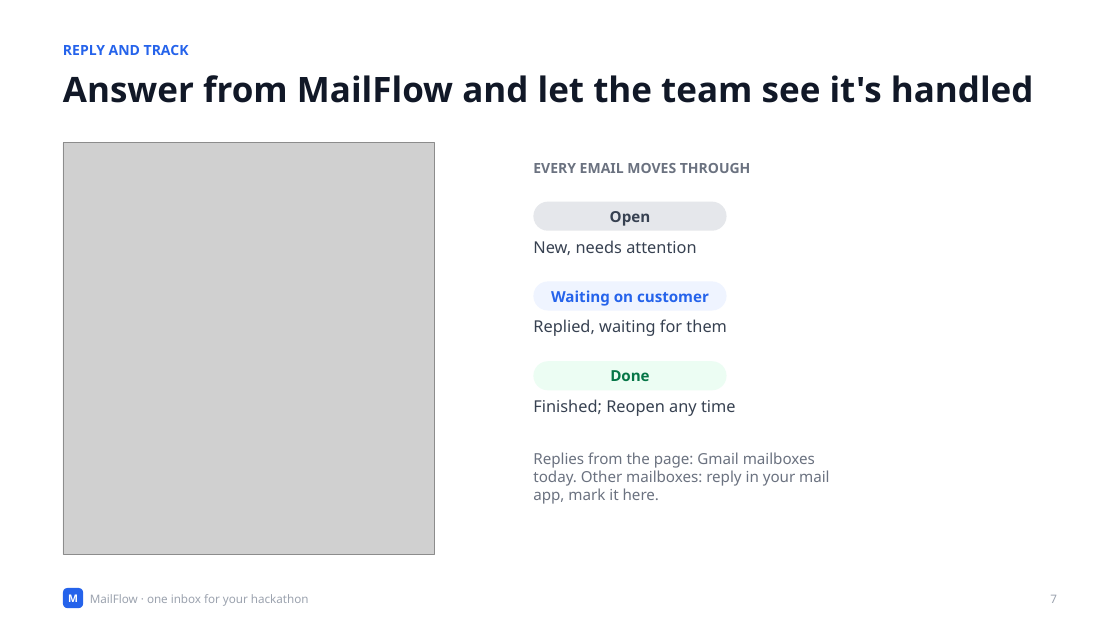
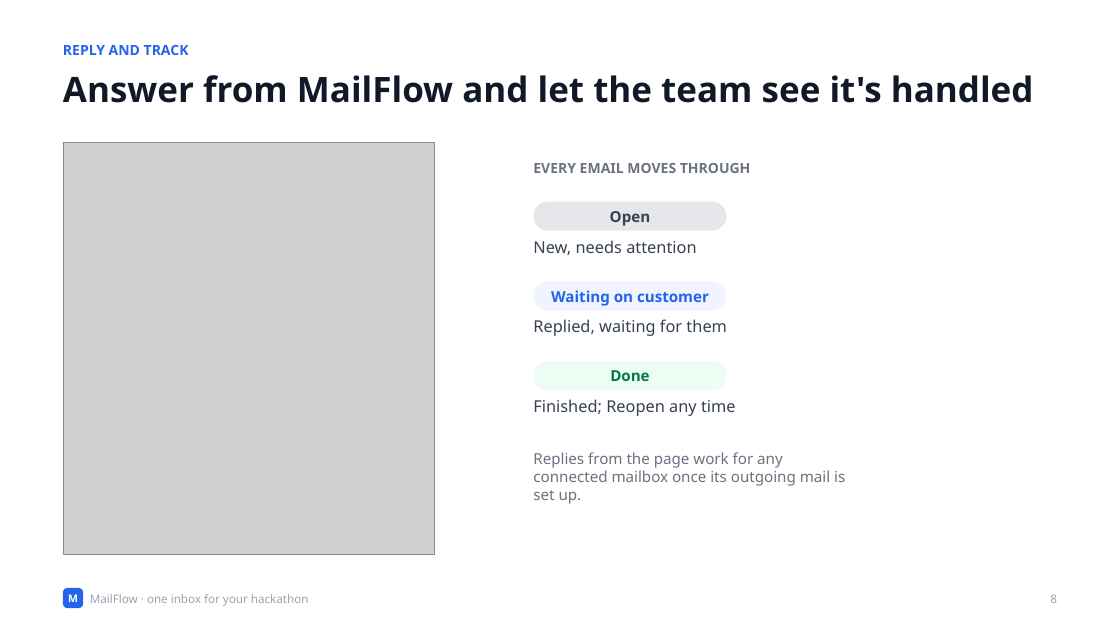
Before and after one commit to Olwethu-Dlamini/mailflow, a slide deck: slide 8 of deck/MailFlow-Client.pptx (slide 7 before the commit). Drawn at 1120x630 pixels with LibreOffice and Linux fonts; fonts in the diff are those of the drawing; grey boxes stand for pictures. Boxes give left, top, right and bottom in pixels: in the first picture for what was removed or moved away, otherwise in the second. Text is boxed around its words. In the diff, an @@ line names an element or a change of style, - is before the commit and + after.

Commit message:
Decks: welcome page, Integrations and the security audit
- New screenshots: the welcome page and the Integrations 'AI that sorts' tab.
- Client deck (15 slides): the welcome page, Integrations; replies work from any mailbox with
  SMTP.
- Technical deck (18 slides): Integrations, and the audit: 0 confirmed findings, the 10 leads
  and how each was closed.

```diff
--- a/deck/MailFlow-Client.pptx
+++ b/deck/MailFlow-Client.pptx
@@ text at bbox=[533, 452, 845, 504]: text changed @@
-Replies from the page: Gmail mailboxes today. Other mailboxes: reply in your mail app, mark it here.
+Replies from the page work for any connected mailbox once its outgoing mail is set up.
@@ text at bbox=[1050, 594, 1057, 603]: text changed @@
-7
+8
```
Also in this commit, not shown: 10 other slides changed, 2 slides added, 7 other files.
